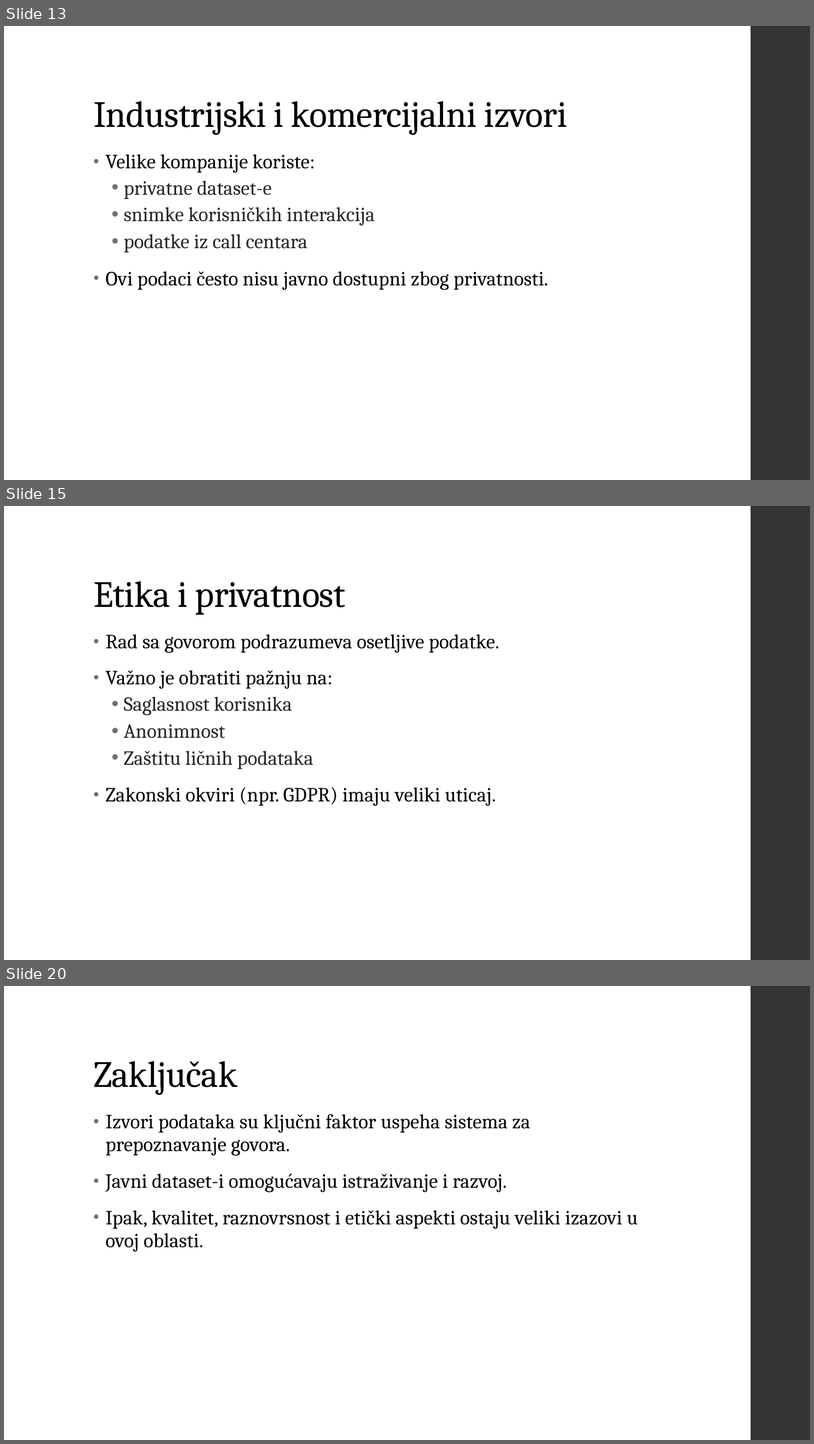
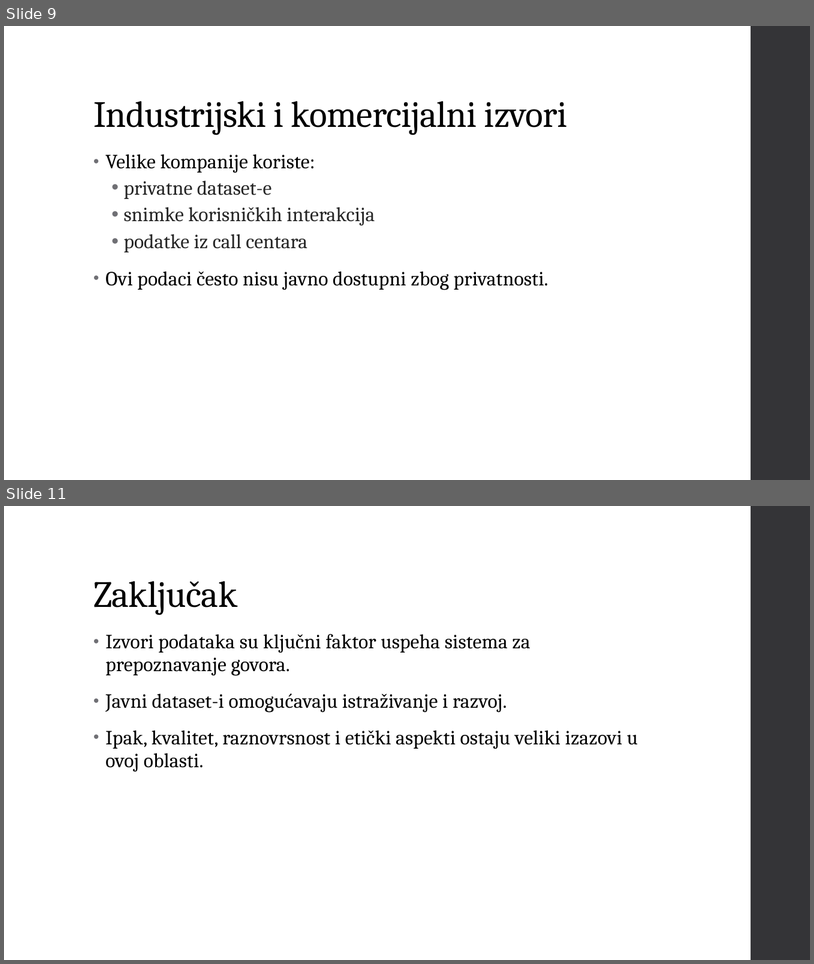
Before and after one commit to Vukasin211/AccountantAI, a slide deck: Vukasin Popovic Prezentacije/Vukasin Popovic Speech recognition Tema 3.pptx. Shown one above the other, each under a label of ours: slides 13, 15 and 20 before the commit, slides 9 and 11 after it; the slides between them are not shown. The pictures are 814x1444 and 814x964 pixels, drawn with LibreOffice and Linux fonts; fonts in the diff are those of the drawing. Boxes give left, top, right and bottom in pixels: in the first picture for what was removed or moved away, otherwise in the second. Text is boxed around its words. In the diff, an @@ line names an element or a change of style, - is before the commit and + after.

```diff
--- a/Vukasin Popovic Prezentacije/Vukasin Popovic Speech recognition Tema 3.pptx
+++ b/Vukasin Popovic Prezentacije/Vukasin Popovic Speech recognition Tema 3.pptx
@@ slide 15 removed at (4,506,810,960), background #FFFFFF; not listed: 1 template element that a slide beside it also shows @@
@@ title removed at (93,581,346,615) @@
-Etika i privatnost
@@ text removed at (105,634,500,806) @@
-• Rad sa govorom podrazumeva osetljive podatke.
-• Važno je obratiti pažnju na:
-  • Saglasnost korisnika
-  • Anonimnost
-  • Zaštitu ličnih podataka
-• Zakonski okviri (npr. GDPR) imaju veliki uticaj.
@@ what was slide 13 is now slide 9 @@
@@ what was slide 20 is now slide 11 @@
```
Also in this commit, not shown: 1 slide added, 9 other slides removed, 2 other files.
